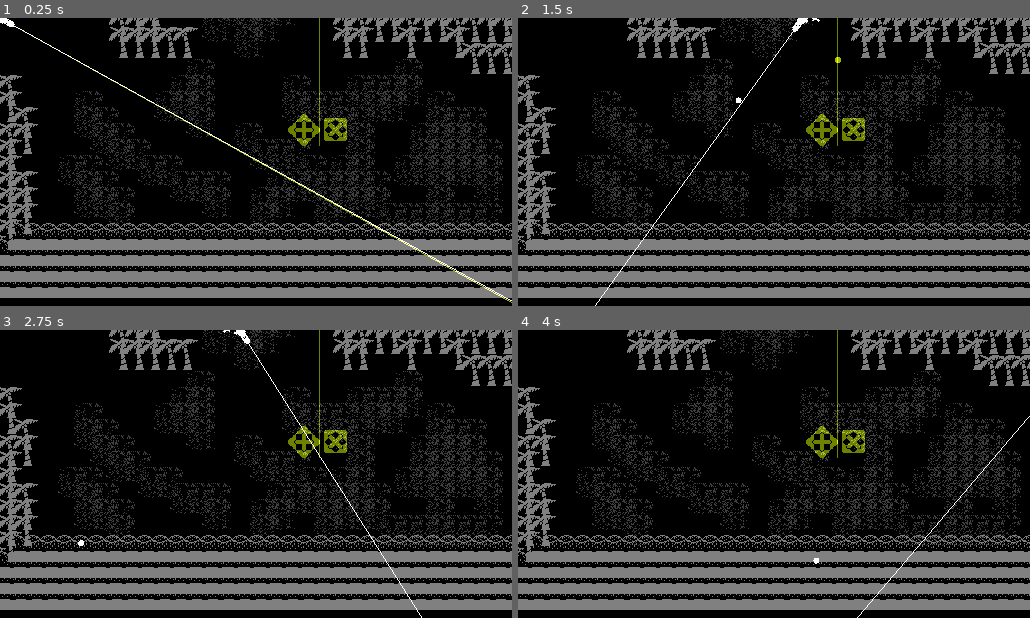
Above: before the commit, frames 1-4 (two rows, left to right).
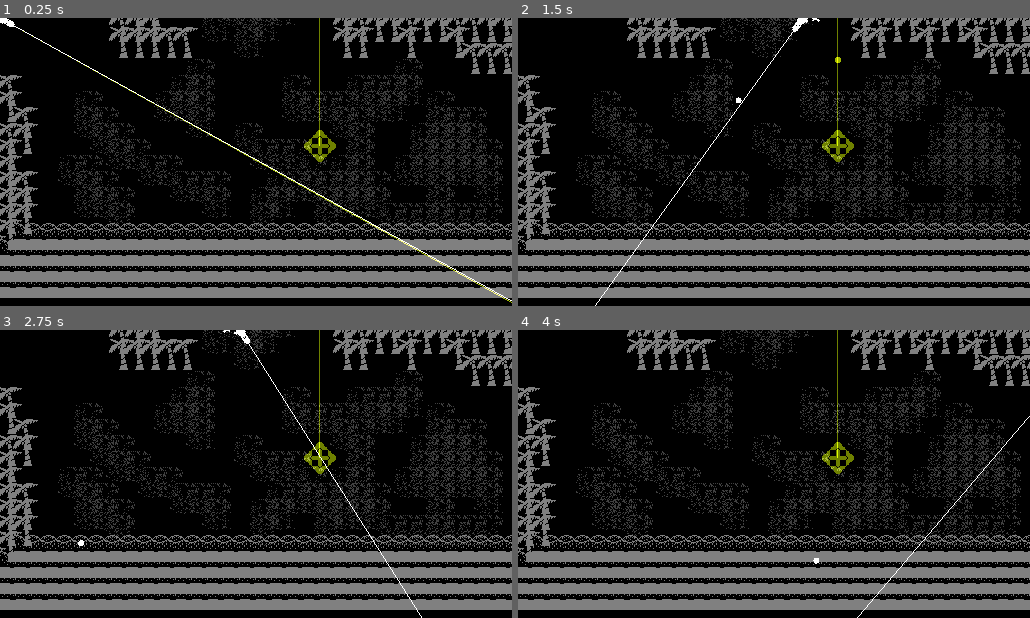
Above: after the commit, the same moments.

Repository: Essojadojef/a-standard-deviation
Game: Godot game, scene res://spaceships/test.tscn
The game is run twice, just before and just after one commit, with the same random seed, the same clock (stepped at 60 frames per second) and the same inputs.
Inputs (mouse positions are in pixels of both pictures, inside the frame that each line leads up to):
- Up to frame 1 (0.25 s): no input
- Up to frame 2 (1.5 s): tap Enter (ui_accept) at 0.5, 0.77 s; move the mouse to (886, 147) at 0.52 s; press the mouse at (886, 147) at 0.53 s; hold Right (ui_right) from 0.53 s (still down); move the mouse to (671, 176) at 1.27 s; release the mouse at (671, 176) at 1.28 s; click (671, 176) at 1.35 s
- Up to frame 3 (2.75 s): tap Enter (ui_accept) at 1.52 s; move the mouse to (307, 410) at 2.02 s; release Right (ui_right) at 2.03 s; press the mouse at (307, 410) at 2.03 s; hold Left (ui_left) from 2.03 s (still down)
- Up to frame 4 (4 s): move the mouse to (748, 531) at 2.77 s; release Left (ui_left) at 2.78 s; release the mouse at (748, 531) at 2.78 s; hold Right (ui_right) from 2.78 s (still down); click (748, 531) at 2.85 s; tap Enter (ui_accept) at 3.02, 3.77 s; move the mouse to (927, 517) at 3.52 s; press the mouse at (927, 517) at 3.53 s

The runs differ from the first frame. In frame 1, 0.8% of the frame differs, in the area x 56-68%, y 33-50%; in frame 2, 0.8%; in frame 3, 0.7%; in frame 4, 0.8%.

Commit message:
Added enemy despawn on projectile collision

Diff:
--- a/enemies/space_enemy.gd
+++ b/enemies/space_enemy.gd
@@ -91,3 +91,9 @@
 
 func get_forward_vector():
 	return -transform.y.normalized()
+
+
+func _on_area_2d_body_entered(body: Node2D) -> void:
+	if body.scene_file_path == "res://spaceships/projectile.tscn":
+		if body.color_shift == color_shift:
+			queue_free()
--- a/enemies/space_enemy.tscn
+++ b/enemies/space_enemy.tscn
@@ -10,10 +10,8 @@
 [sub_resource type="CircleShape2D" id="CircleShape2D_1yeqw"]
 radius = 8.0
 
-[node name="CharacterBody2D" type="CharacterBody2D"]
-modulate = Color(0.435747, 0.5063, 1.92523e-07, 1)
+[node name="SpaceEnemy" type="CharacterBody2D"]
 material = SubResource("CanvasItemMaterial_1utq4")
-use_parent_material = true
 collision_mask = 0
 motion_mode = 1
 script = ExtResource("1_s8cbw")
@@ -22,6 +20,15 @@
 [node name="Sprite2D" type="Sprite2D" parent="."]
 use_parent_material = true
 texture = ExtResource("3_utssp")
+hframes = 2
+vframes = 2
 
 [node name="CollisionShape2D" type="CollisionShape2D" parent="."]
 shape = SubResource("CircleShape2D_1yeqw")
+
+[node name="Area2D" type="Area2D" parent="."]
+
+[node name="CollisionShape2D" type="CollisionShape2D" parent="Area2D"]
+shape = SubResource("CircleShape2D_1yeqw")
+
+[connection signal="body_entered" from="Area2D" to="." method="_on_area_2d_body_entered"]
